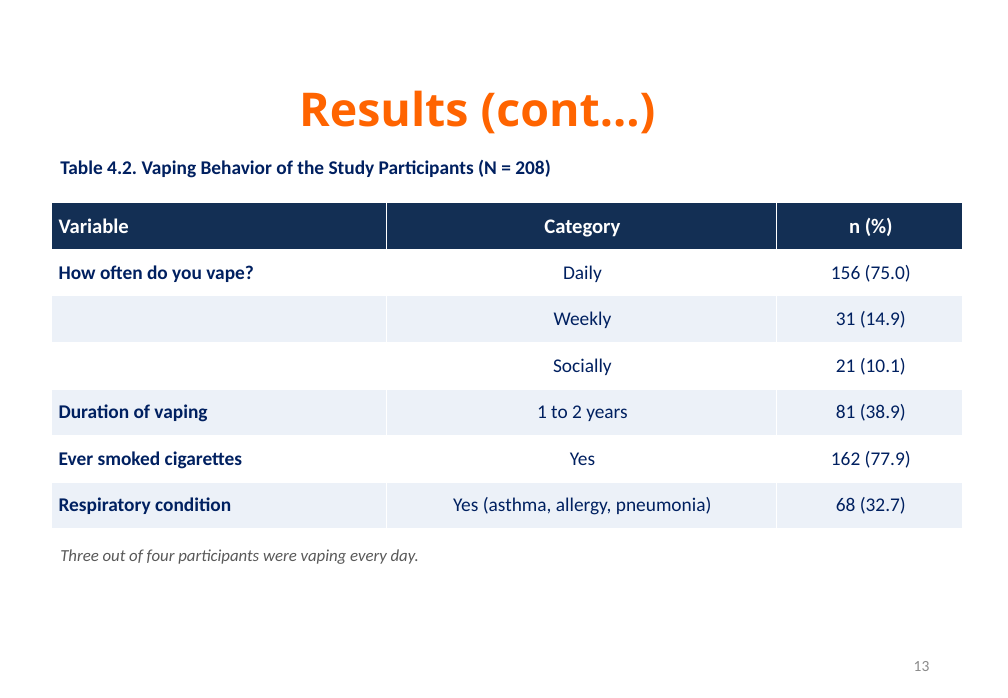
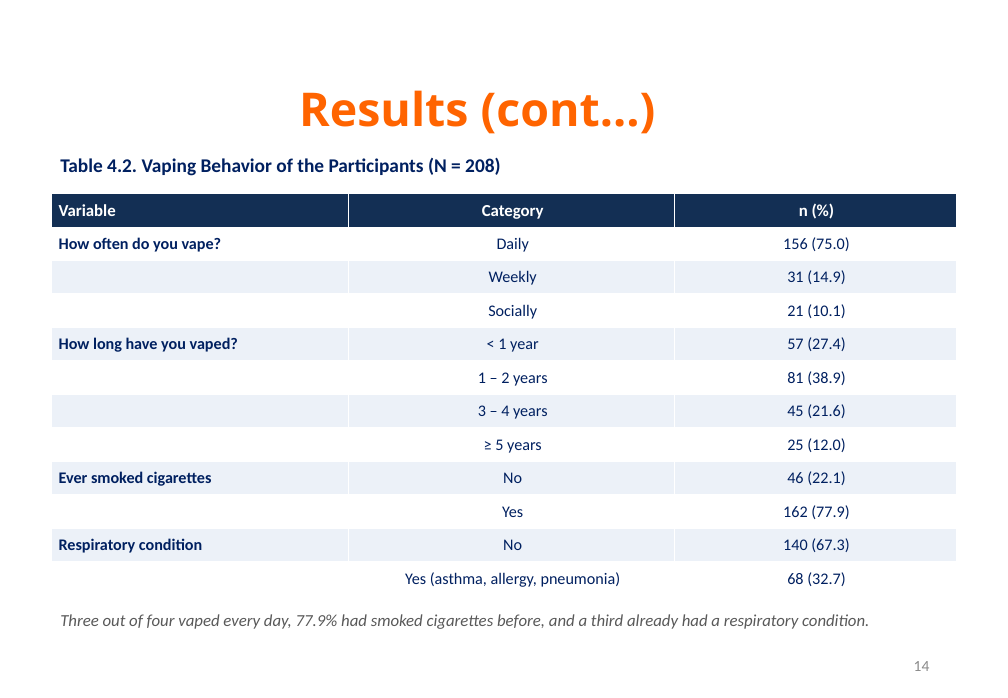
Before and after one commit to alinoshiliabunader-arch/CIPC, a slide deck: slide 14 of output/Basmah_Alanazi_Thesis_Defense.pptx (slide 13 before the commit). Drawn at 1008x698 pixels with LibreOffice and Linux fonts; fonts in the diff are those of the drawing; background and template pictures are left out. Boxes give left, top, right and bottom in pixels: in the first picture for what was removed or moved away, otherwise in the second. Text is boxed around its words. In the diff, an @@ line names an element or a change of style, - is before the commit and + after.

```diff
--- a/output/Basmah_Alanazi_Thesis_Defense.pptx
+++ b/output/Basmah_Alanazi_Thesis_Defense.pptx
@@ text at (60,157,500,176): text changed @@
-Table 4.2. Vaping Behavior of the Study Participants (N = 208)
+Table 4.2. Vaping Behavior of the Participants (N = 208)
@@ table at (51,194,957,596) @@
-row 5: Duration of vaping | 1 to 2 years | 81 (38.9)
-row 6: Ever smoked cigarettes | Yes | 162 (77.9)
-row 7: Respiratory condition | Yes (asthma, allergy, pneumonia) | 68 (32.7)
+row 5: How long have you vaped? | < 1 year | 57 (27.4)
+row 6:  | 1 – 2 years | 81 (38.9)
+row 7:  | 3 – 4 years | 45 (21.6)
+row 8:  | ≥ 5 years | 25 (12.0)
+row 9: Ever smoked cigarettes | No | 46 (22.1)
+row 10:  | Yes | 162 (77.9)
+row 11: Respiratory condition | No | 140 (67.3)
+row 12:  | Yes (asthma, allergy, pneumonia) | 68 (32.7)
@@ table: place and size @@
-table at (51,203,963,529)
+table at (51,194,957,596)
@@ text at (60,614,869,629): text changed @@
-Three out of four participants were vaping every day.
+Three out of four vaped every day, 77.9% had smoked cigarettes before, and a third already had a respiratory condition.
@@ page number at (914,661,930,671): text changed @@
-13
+14
```
Also in this commit, not shown: 7 other slides changed, 7 slides added, 1 slide removed.
